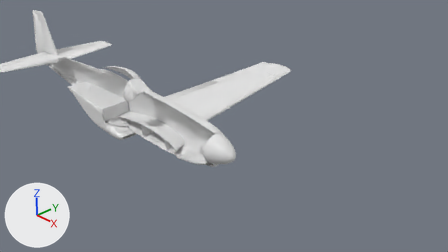
Two versions of the Blender file Resources/WIP/parts.blend, one commit apart.
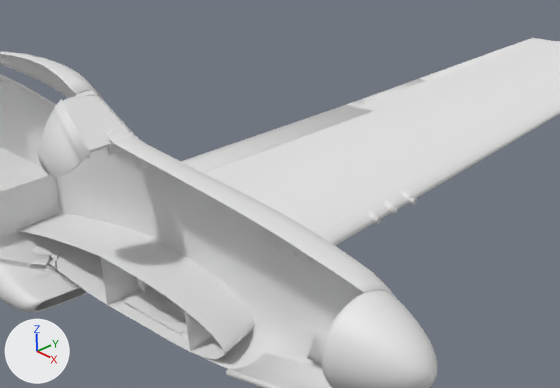
The first picture shows the older version from the file's camera 'Camera'. The close-ups show both versions on the part from 25% to 60% of the width and 20% to 64% of the height of that picture; other places that the commit changed are outside them. Lighting does not change. The marker at lower left points along +X, +Y and +Z.

Names of what the first close-up shows: 'ailerionLeft', 'aileronTrimTabLeft', 'canopy', 'dogHouse', 'flapsLeft', 'fudelage', 'inductionDuct', 'innerGearDoorLeft', 'spinner', 'windshield', 'windshieldRight', 'wingInnerSkinLeft', 'wingLeft'.
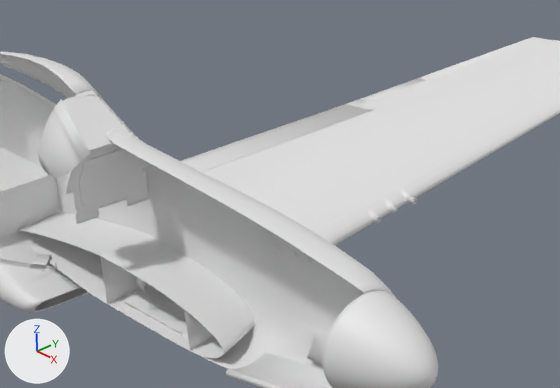
Pixel boxes [x1, y1, x2, y2] of what changed, in the close-ups (560 x 388 px):
'wingLeft', moved
    before: [16, 38, 560, 359]
    after: [17, 37, 560, 358]
'spinner', moved
    before: [322, 290, 437, 388]
    after: [323, 290, 438, 388]
'Circle.005', added
    after: [65, 145, 152, 224]
'flapsLeft', moved
    before: [181, 104, 372, 173]
    after: [181, 104, 373, 172]
'ailerionLeft', moved
    before: [347, 39, 546, 110]
    after: [347, 38, 546, 109]
'innerGearDoorLeft', moved
    before: [118, 286, 188, 337]
    after: [118, 285, 188, 337]
'aileronTrimTabLeft', moved
    before: [360, 79, 426, 102]
    after: [361, 78, 425, 101]

Patch to the scene script:
```diff
--- a/Resources/WIP/parts.blend.py
+++ b/Resources/WIP/parts.blend.py
@@ me_circle_016 @@
+me_circle_016.from_pydata(...)  # 244 vertices, 152 faces; spans x -8.95..-8.91, y -0.92..0.96, z -1.31..1.32
@@ ob_ailerionleft @@
 ob_ailerionleft = bpy.data.objects.new('ailerionLeft', me_mesh114_002_mesh_005)
-ob_ailerionleft.location = (0.0, 0.001, -0.7)
+ob_ailerionleft.location = (0.0, 0.001, -0.693)
 ob_ailerionleft.rotation_euler = (3.054, 0.00157, -3.124)  # degrees (175, 0.1, -179)
@@ ob_ailerontrimtableft @@
 ob_ailerontrimtableft = bpy.data.objects.new('aileronTrimTabLeft', me_mesh114_002_mesh_006)
-ob_ailerontrimtableft.location = (0.0, 0.001, -0.7)
+ob_ailerontrimtableft.location = (0.0, 0.001, -0.693)
 ob_ailerontrimtableft.rotation_euler = (3.054, 0.00157, -3.124)  # degrees (175, 0.1, -179)
@@ ob_flapsleft @@
 ob_flapsleft = bpy.data.objects.new('flapsLeft', me_mesh114_002_mesh_003)
-ob_flapsleft.location = (0.0, 0.001, -0.7)
+ob_flapsleft.location = (0.0, 0.001, -0.693)
 ob_flapsleft.rotation_euler = (3.055, 0.00146, -3.125)  # degrees (175, 0.1, -179)
@@ ob_innergeardoorleft @@
 ob_innergeardoorleft = bpy.data.objects.new('innerGearDoorLeft', me_mesh114_002_mesh_001)
-ob_innergeardoorleft.location = (0.0, 0.001, -0.7)
+ob_innergeardoorleft.location = (0.0, 0.001, -0.693)
 ob_innergeardoorleft.rotation_euler = (3.054, 0.00154, -3.124)  # degrees (175, 0.1, -179)
@@ ob_wingleft @@
 ob_wingleft = bpy.data.objects.new('wingLeft', me_mesh114_002_mesh_004)
-ob_wingleft.location = (0.0, 0.001, -0.7)
+ob_wingleft.location = (0.0, 0.001, -0.693)
 ob_wingleft.rotation_euler = (3.054, 0.00154, -3.124)  # degrees (175, 0.1, -179)
@@ ob_spinner @@
 ob_spinner = bpy.data.objects.new('spinner', me_circle_011)
-ob_spinner.location = (0.199, 0.0, -0.031)
+ob_spinner.location = (0.207, 0.0, -0.031)
 ob_spinner.rotation_euler = (-1.571, -1.047, -4.712)  # degrees (-90, -60, -270)
@@ ob_circle_005 @@
+ob_circle_005 = bpy.data.objects.new('Circle.005', me_circle_016)
+ob_circle_005.location = (0.09, 0.0, 0.253)
+ob_circle_005.rotation_euler = (1.571, 0.0, 0.0)  # degrees (90, 0, 0)
+ob_circle_005.scale = (0.299, 0.299, 0.299)
```
